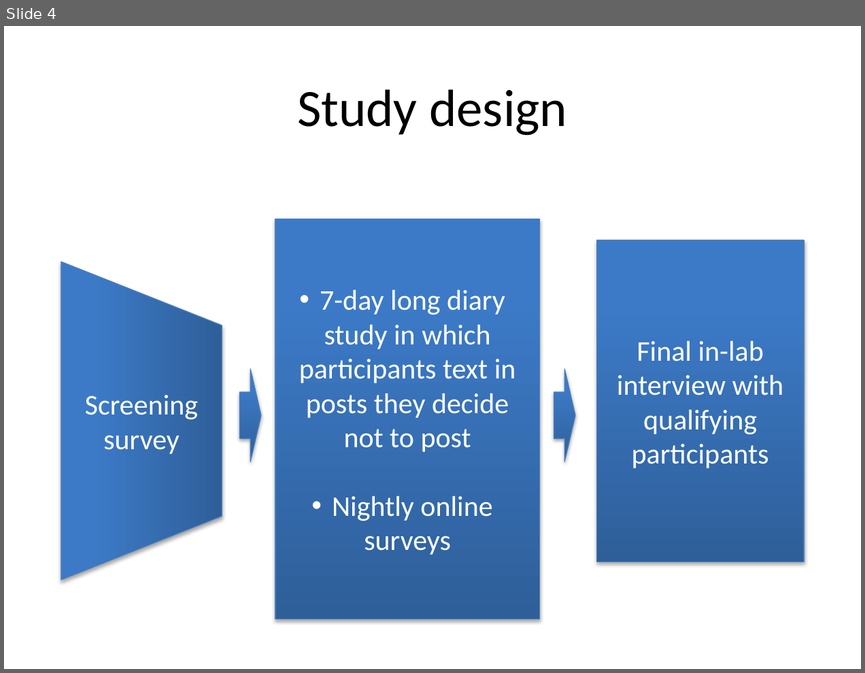
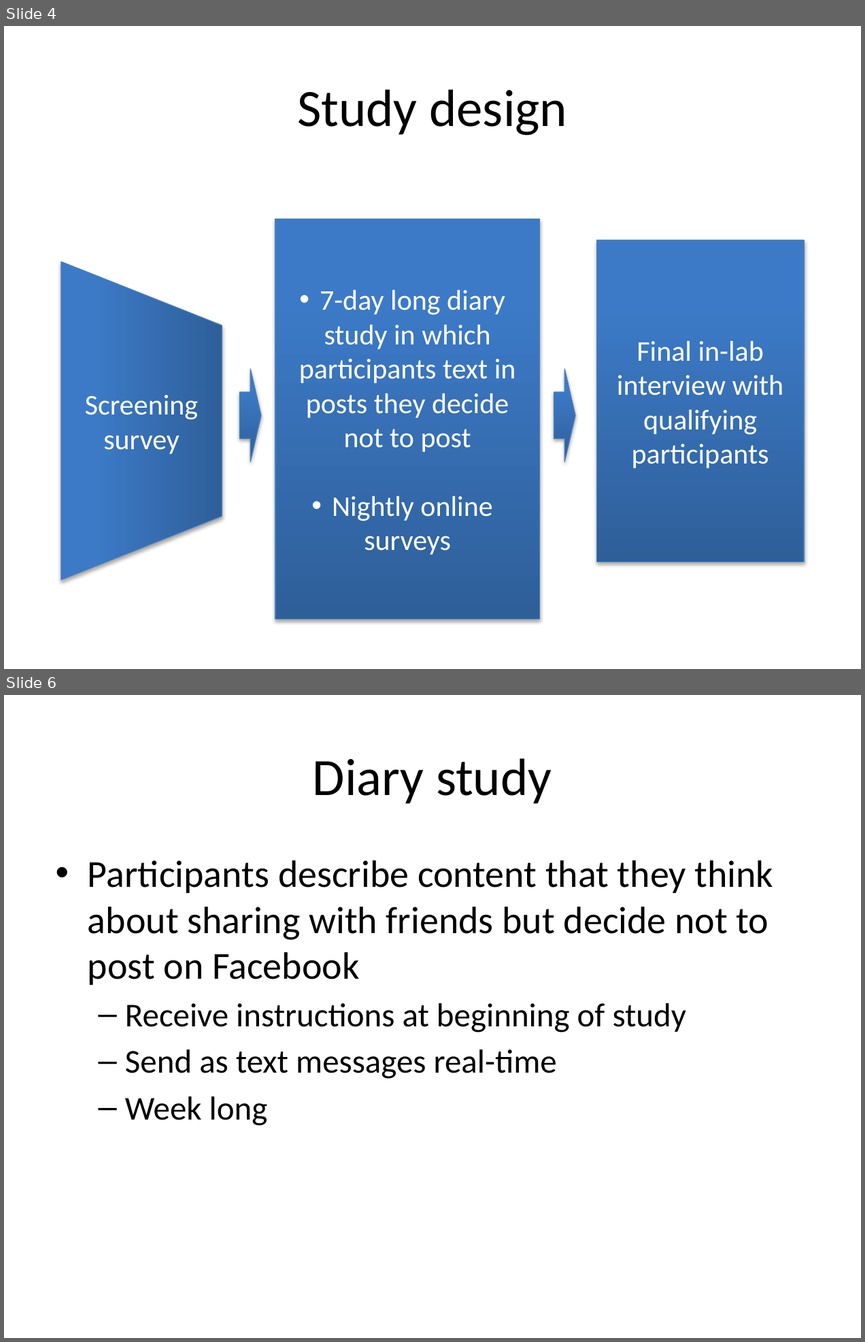
Before and after one commit to scyrusk/UPSFacebookFriendGrouping, a slide deck: ProgressReport/20111101ProgRepPresv1.pptx. Shown one above the other, each under a label of ours: slide 4 before the commit, slides 4 and 6 after it; the slides between them are not shown. The pictures are 865x673 and 865x1342 pixels, drawn with LibreOffice and Linux fonts; fonts in the diff are those of the drawing. Boxes give left, top, right and bottom in pixels: in the first picture for what was removed or moved away, otherwise in the second. Text is boxed around its words. In the diff, an @@ line names an element or a change of style, - is before the commit and + after.

```diff
--- a/ProgressReport/20111101ProgRepPresv1.pptx
+++ b/ProgressReport/20111101ProgRepPresv1.pptx
@@ slide 6 added at (x1=4, y1=695, x2=861, y2=1338), background #FFFFFF @@
@@ title added at (x1=313, y1=758, x2=552, y2=804), 44 pt, text #000000 @@
+Diary study
@@ text added at (x1=88, y1=860, x2=774, y2=1125), 32 pt, text #000000 @@
+• Participants describe content that they think about sharing with friends but decide not to post on Facebook
+  – Receive instructions at beginning of study
+  – Send as text messages real-time
+  – Week long
```
Also in this commit, not shown: 5 slides changed, 1 other slide added, 1 slide removed.
